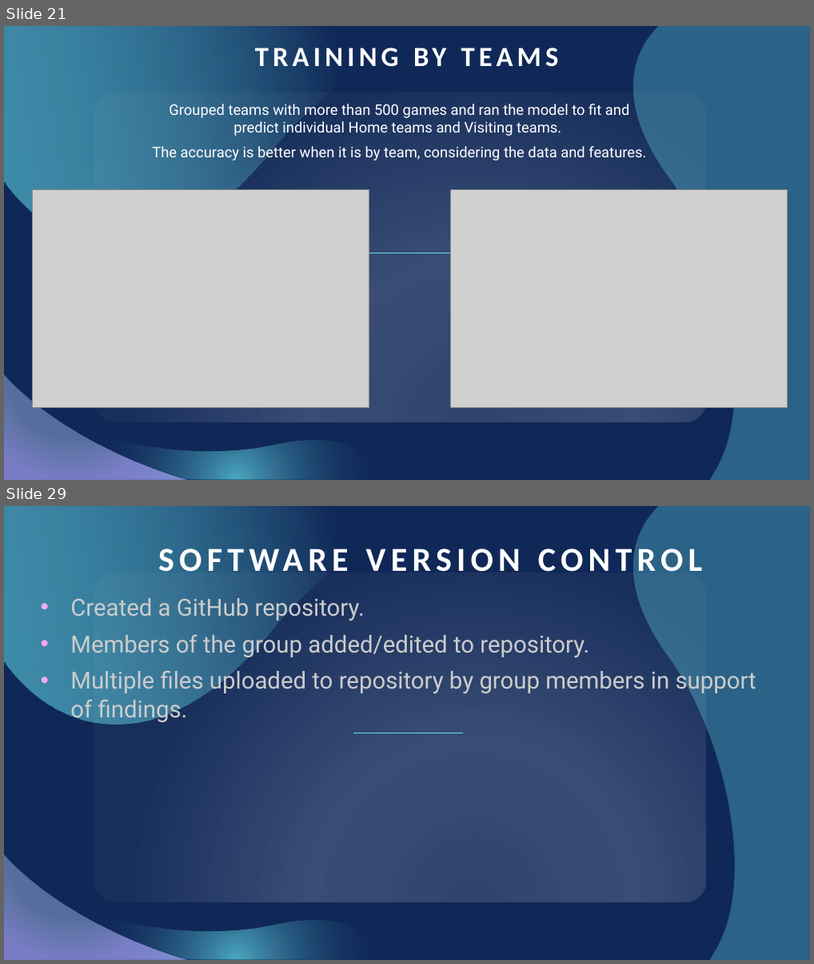
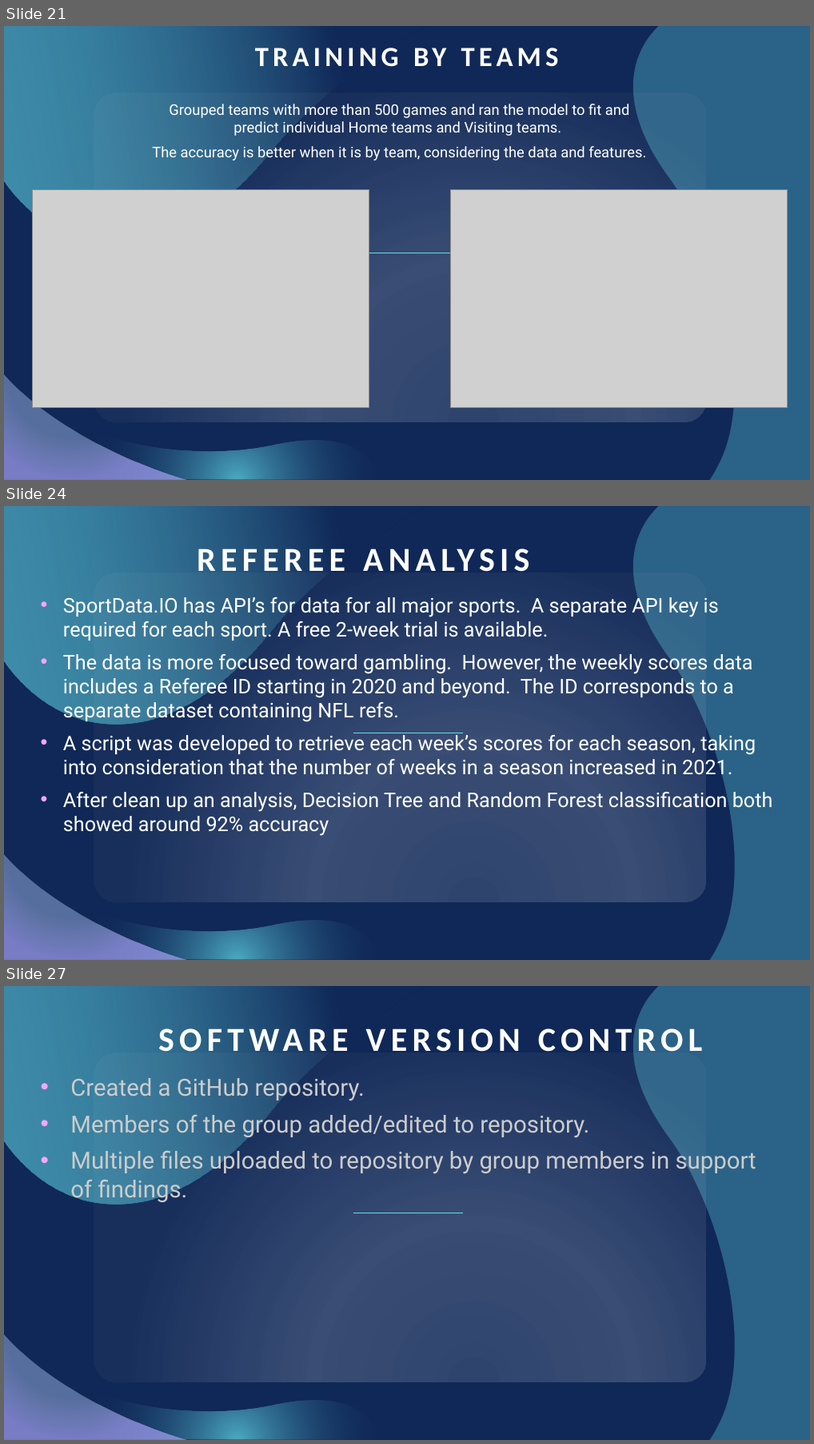
Before and after one commit to itsakcode/healthcare_project, a slide deck: Project_2_Presentation.pptx. Shown one above the other, each under a label of ours: slides 21 and 29 before the commit, slides 21, 24 and 27 after it; the slides between them are not shown. The pictures are 814x964 and 814x1444 pixels, drawn with LibreOffice and Linux fonts; fonts in the diff are those of the drawing; grey boxes stand for pictures. Boxes give left, top, right and bottom in pixels: in the first picture for what was removed or moved away, otherwise in the second. Text is boxed around its words. In the diff, an @@ line names an element or a change of style, - is before the commit and + after.

Commit message:
Referee Analysis

```diff
--- a/Project_2_Presentation.pptx
+++ b/Project_2_Presentation.pptx
@@ slide 24 added at [4, 506, 810, 960], background #102857; not listed: 6 template elements that a slide beside it also shows @@
@@ text added at [63, 594, 774, 836], 24 pt, text #FFFFFF @@
+• SportData.IO has API’s for data for all major sports. A separate API key is required for each sport. A free 2-week trial is available.
+• The data is more focused toward gambling. However, the weekly scores data includes a Referee ID starting in 2020 and beyond. The ID corresponds to a separate dataset containing NFL refs.
+• A script was developed to retrieve each week’s scores for each season, taking into consideration that the number of weeks in a season increased in 2021.
+• After clean up an analysis, Decision Tree and Random Forest classification both showed around 92% accuracy
@@ title added at [159, 677, 297, 812], 40 pt, text #FFFFFF, bold @@
+REFEREE ANALYSIS
@@ what was slide 29 is now slide 27 @@
```
Also in this commit, not shown: 4 slides changed, 2 other slides added, 5 slides removed, 1 other file.
